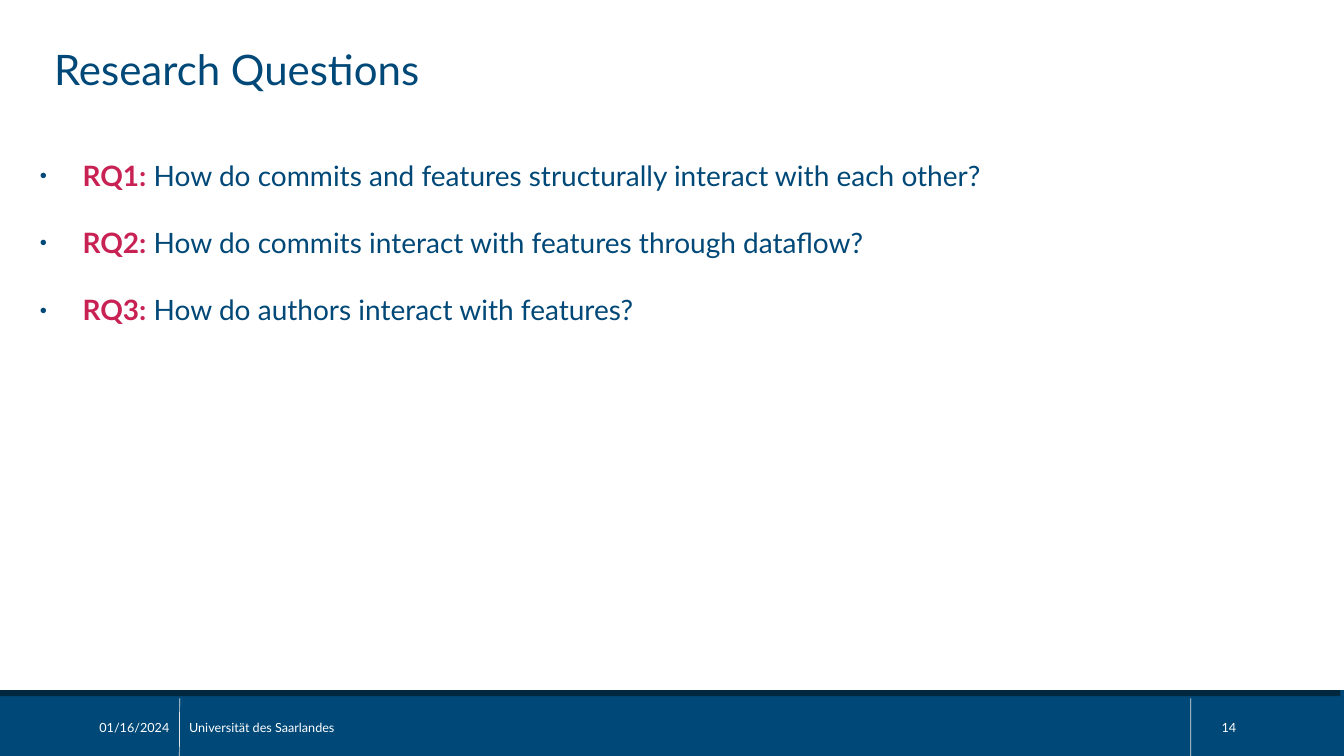
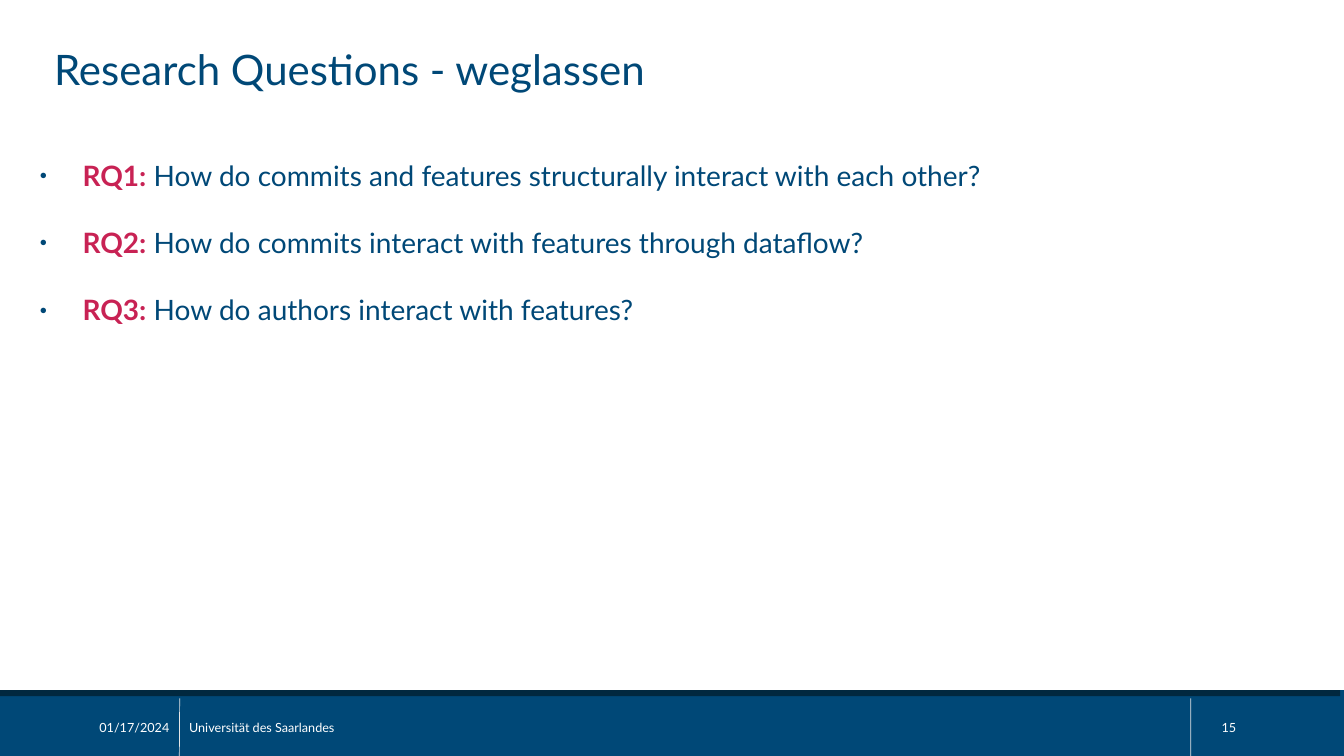
Before and after one commit to sisteu56/bachelor, a slide deck: slide 15 of pres/bachelor_thesis_pres.odp (slide 14 before the commit). Drawn at 1344x756 pixels with LibreOffice and Linux fonts; fonts in the diff are those of the drawing. Boxes give left, top, right and bottom in pixels: in the first picture for what was removed or moved away, otherwise in the second. Text is boxed around its words. In the diff, an @@ line names an element or a change of style, - is before the commit and + after.

```diff
--- a/pres/bachelor_thesis_pres.odp
+++ b/pres/bachelor_thesis_pres.odp
@@ text at (54, 54, 644, 93): text changed @@
-Research Questions
+Research Questions - weglassen
@@ text at (99, 723, 169, 733): text changed @@
-01/16/2024
+01/17/2024
@@ page number at (1222, 723, 1237, 732): text changed @@
-14
+15
```
Also in this commit, not shown: 24 other slides changed, 1 slide added, 2 slides removed.
